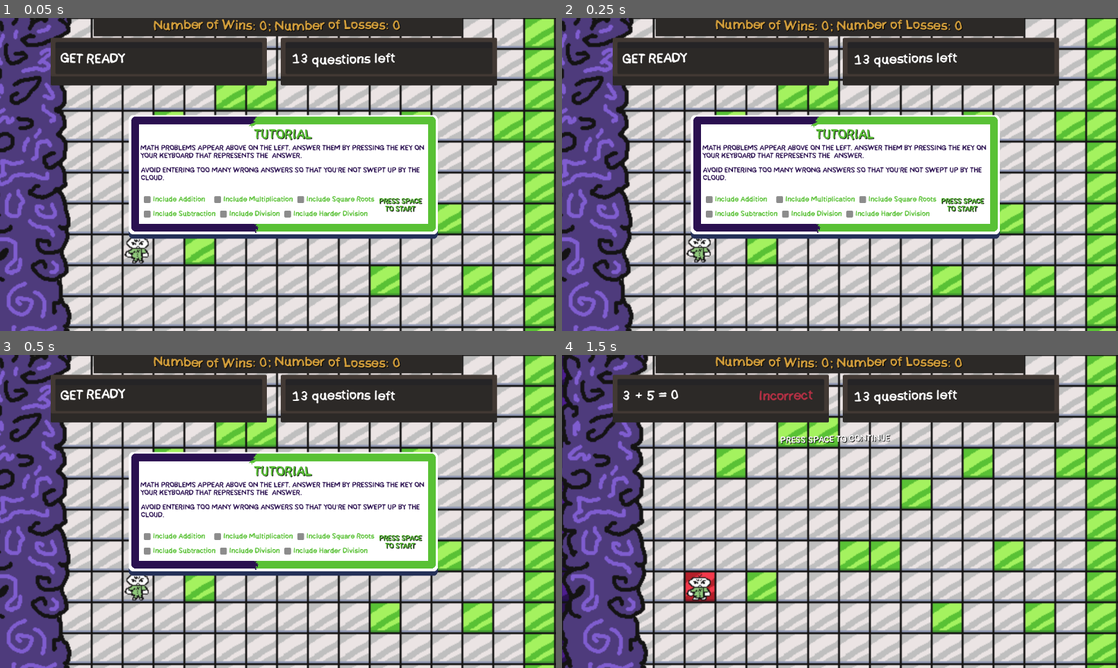
Above: before the commit, frames 1-4 (two rows, left to right).
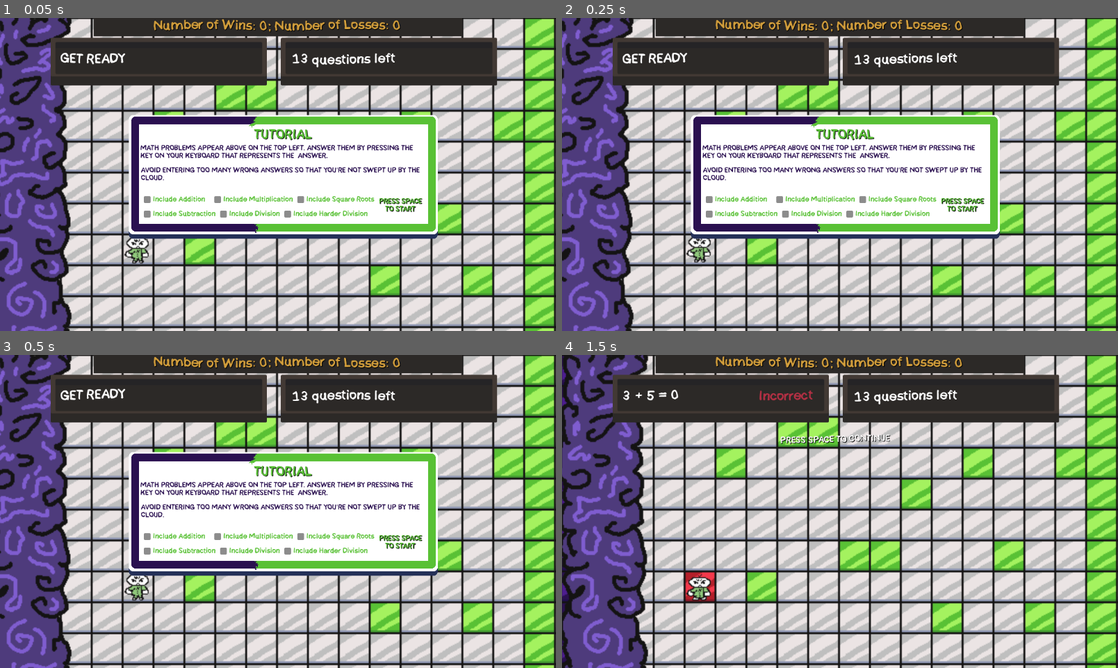
Above: after the commit, the same moments.

Repository: MxInput/Key-Running
Game: Godot game, scene res://nodes/game.tscn
Same seed, same stepped clock (60 frames per second), same inputs: the game is played once before the commit and once after it.
Inputs (mouse positions are in pixels of both pictures, inside the frame that each line leads up to):
- Up to frame 1 (0.05 s): no input
- Up to frame 2 (0.25 s): no input
- Up to frame 3 (0.5 s): no input
- Up to frame 4 (1.5 s): click "Include Addition" at 0.5 s; tap Space (Space) at 1.25 s; move the mouse to (962, 495) at 1.27 s; hold Right from 1.28 s (still down); hold 0 (0) from 1.28 s (still down); click (962, 495) at 1.42 s

The runs differ from the first frame. In frame 1, 0.8% of the frame differs, in the area x 25-77%, y 40-45%; in frame 2, 0.8%; in frame 3, 0.8%; in frame 4, nothing differs.

Commit message:
recognizing perfect game

Diff:
--- a/nodes/game.tscn
+++ b/nodes/game.tscn
@@ -273,7 +273,7 @@
 offset_bottom = 95.0
 theme_override_colors/default_color = Color(0.16470589, 0.0627451, 0.3137255, 1)
 theme_override_fonts/normal_font = ExtResource("4_dv0a3")
-text = "MATH PROBLEMS APPEAR ABOVE ON THE LEFT. ANSWER THEM BY PRESSING THE KEY ON YOUR KEYBOARD THAT REPRESENTS THE  ANSWER."
+text = "MATH PROBLEMS APPEAR ABOVE ON THE TOP LEFT. ANSWER THEM BY PRESSING THE KEY ON YOUR KEYBOARD THAT REPRESENTS THE  ANSWER."
 
 [node name="Info2" type="RichTextLabel" parent="CanvasLayer/Tutorial" unique_id=464283018]
 layout_mode = 0
--- a/scripts/generate_problem.gd
+++ b/scripts/generate_problem.gd
@@ -313,6 +313,8 @@
 
 		place_handler.move_forward();
 	else:
+		TutorialStatus.perfect = false;
+
 		correct_text.text = "[wave]Incorrect";
 		correct_text.modulate = Color(0.706, 0.188, 0.268, 1.0);
 		tiles.set_cell(tiles.local_to_map(tiles.to_local(player.position)), 2, Vector2i(0,0))
--- a/scripts/placement_handler.gd
+++ b/scripts/placement_handler.gd
@@ -19,6 +19,8 @@
 @export var purple_particles : CPUParticles2D;
 
 func _ready() -> void:
+	TutorialStatus.perfect = true;
+
 	place_display.text = "[wave]" + str(final_place - place) + " questions left";
 
 func move_forward() -> void:
@@ -32,7 +34,11 @@
 		TutorialStatus.wins += 1;
 		TutorialStatus.last_won = true;
 
-		place_display.text = "[rainbow][tornado radius=2 freq=10] Complete";
+		if (TutorialStatus.perfect):
+			place_display.text = "[rainbow][tornado radius=2 freq=10] Complete (Perfect)";
+		else:
+			place_display.text = "[rainbow][tornado radius=2 freq=10] Complete";
+
 		generation.victory = true;
 
 		reload_text.visible = true;
--- a/scripts/tutorial_status.gd
+++ b/scripts/tutorial_status.gd
@@ -1,6 +1,7 @@
 extends Node
 
 var tutorial := false;
+var perfect := true;
 var wins := 0;
 var losses := 0;
 
